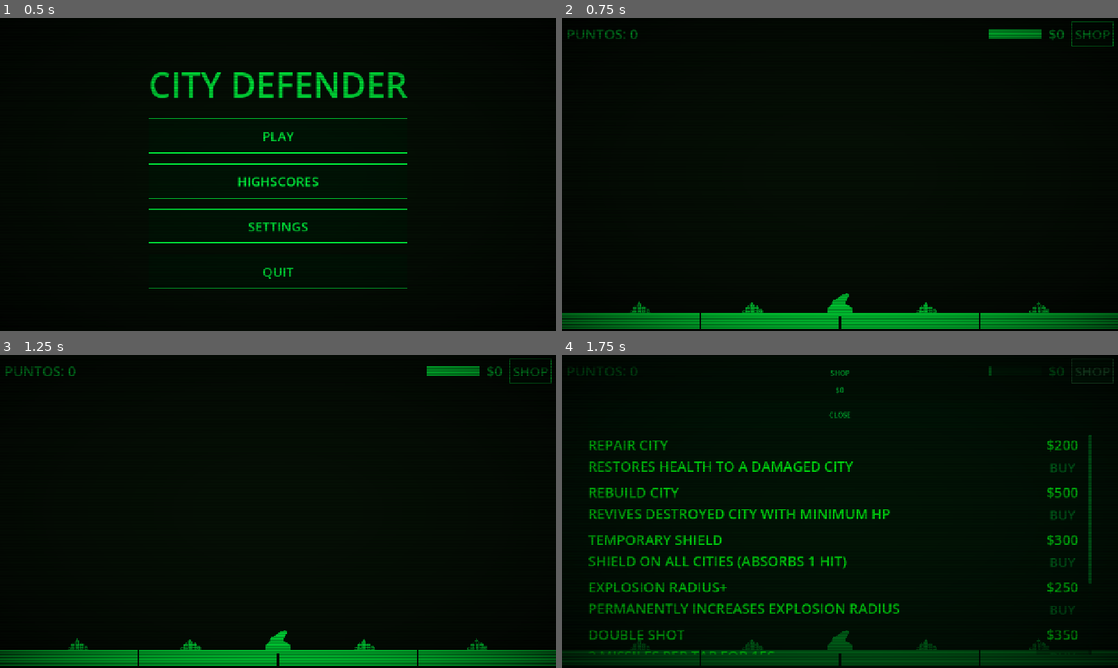
Above: before the commit, frames 1-4 (two rows, left to right).
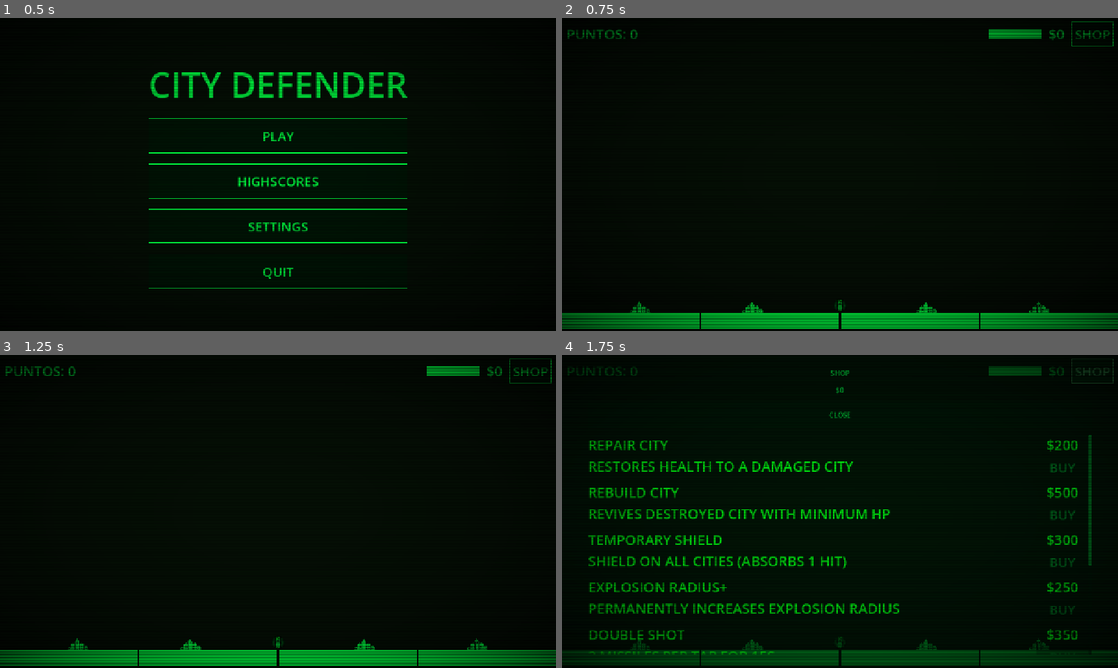
Above: after the commit, the same moments.

Repository: vpedrosa/programacion-dispositivos-moviles
Game: Godot game, scene res://scenes/screens/main_menu/main_menu.tscn
Two runs of this game, one before a commit and one after it. Both use one fixed random seed, a clock stepped at 60 frames per second and the inputs below.
Inputs:
- Up to frame 1 (0.5 s): no input
- Up to frame 2 (0.75 s): click "PLAY" at 0.5 s
- Up to frame 3 (1.25 s): no input
- Up to frame 4 (1.75 s): click "SHOP" at 1.25 s

Frame 1 is identical in both runs. In frame 2, 0.2% of the frame differs, in the area x 47-53%, y 88-96%; in frame 3, 0.2%; in frame 4, 0.5%, in the area x 47-96%, y 3-96%.

Commit message:
feat #189 #190 #191 #192: torreta giratoria con sprites de mejora y powerup de velocidad
Sprites (RGBA con fondo transparente, sin conversión adicional):
- defense_base.tscn usa turret-1.png (50×54) por defecto.
- turret2_texture exportado; al comprar cadencia+ por 3.ª vez se cambia a turret-2.png (65×67).

Mecánica de disparo:
- shoot_at() encola el objetivo y activa la rotación en lugar de disparar inmediatamente.
- _process() gira el sprite a _rotation_speed rad/s (base: 3 rad/s) usando angle_difference().
- Al alcanzar el ángulo objetivo lanza el misil; después vuelve suavemente a posición neutral (cañón arriba).
- Fórmula de apuntado para sprite con cañón hacia arriba: atan2(dx, -dy).

Tienda:
- Nuevo powerup "turret_speed" (300 $): +1.5 rad/s a la velocidad de rotación.
- Traducciones ES/EN añadidas en settings_manager.gd.

Closes #189
Closes #190
Closes #191
Closes #192

Diff:
--- a/city-defender/game/city-defender/autoloads/settings_manager.gd
+++ b/city-defender/game/city-defender/autoloads/settings_manager.gd
@@ -121,8 +121,10 @@
 		"PU_DOUBLE_DESC":    "2 misiles por toque durante 15s",
 		"PU_EMP_NAME":       "Bomba EMP",
 		"PU_EMP_DESC":       "Destruye todos los misiles en pantalla",
-		"PU_COOLDOWN_NAME":  "Cadencia+",
-		"PU_COOLDOWN_DESC":  "Reduce el cooldown de disparo permanentemente",
+		"PU_COOLDOWN_NAME":       "Cadencia+",
+		"PU_COOLDOWN_DESC":       "Reduce el cooldown de disparo permanentemente",
+		"PU_TURRET_SPEED_NAME":   "Velocidad de giro",
+		"PU_TURRET_SPEED_DESC":   "Aumenta la velocidad de rotacion de la torreta",
 	}))
 
 	TranslationServer.add_translation(_make_translation("en", {
@@ -170,8 +172,10 @@
 		"PU_DOUBLE_DESC":    "2 missiles per tap for 15s",
 		"PU_EMP_NAME":       "EMP bomb",
 		"PU_EMP_DESC":       "Destroys all missiles on screen",
-		"PU_COOLDOWN_NAME":  "Rate of fire+",
-		"PU_COOLDOWN_DESC":  "Permanently reduces firing cooldown",
+		"PU_COOLDOWN_NAME":       "Rate of fire+",
+		"PU_COOLDOWN_DESC":       "Permanently reduces firing cooldown",
+		"PU_TURRET_SPEED_NAME":   "Rotation speed",
+		"PU_TURRET_SPEED_DESC":   "Increases turret rotation speed permanently",
 	}))
 
 
--- a/city-defender/game/city-defender/scenes/entities/defense_base/defense_base.gd
+++ b/city-defender/game/city-defender/scenes/entities/defense_base/defense_base.gd
@@ -3,33 +3,53 @@
 
 @export var missile_scene: PackedScene = preload("res://scenes/entities/missiles/interceptor_missile.tscn")
 @export var explosion_scene: PackedScene = preload("res://scenes/entities/explosion/explosion.tscn")
+@export var turret2_texture: Texture2D
 @export var base_cooldown: float = 0.5
 @export var base_explosion_radius: float = 80.0
+
+@onready var _sprite: Sprite2D = $Visual
 
 var _cooldown_timer: float = 0.0
 var _can_shoot: bool = true
 var _double_shot_active: bool = false
 var _explosion_radius_bonus: float = 0.0
+var _cooldown_upgrades: int = 0
+
+var _rotation_speed: float = 3.0  # rad/s
+var _is_aiming: bool = false
+var _pending_target: Vector2 = Vector2.ZERO
+var _aim_angle: float = 0.0
 
 
 func _process(delta: float) -> void:
+	# Cooldown
 	if not _can_shoot:
 		_cooldown_timer += delta
-		var progress := _cooldown_timer / _current_cooldown()
-		# Notify HUD each frame — game.gd polls this
 		if _cooldown_timer >= _current_cooldown():
 			_can_shoot = true
 			_cooldown_timer = 0.0
 
+	# Rotate toward aim target; when reached, fire. Otherwise return to neutral.
+	var target_rot := _aim_angle if _is_aiming else 0.0
+	var diff := angle_difference(_sprite.rotation, target_rot)
+	var step := _rotation_speed * delta
+	if abs(diff) <= step:
+		_sprite.rotation = target_rot
+		if _is_aiming:
+			_is_aiming = false
+			_fire_at_pending()
+	else:
+		_sprite.rotation += sign(diff) * step
+
 
 func shoot_at(world_position: Vector2) -> void:
-	if not _can_shoot:
+	if not _can_shoot or _is_aiming:
 		return
-	_launch_missile(world_position)
-	if _double_shot_active:
-		_launch_missile(world_position + Vector2(randf_range(-15, 15), randf_range(-15, 15)))
-	_can_shoot = false
-	_cooldown_timer = 0.0
+	_pending_target = world_position
+	var dir := world_position - global_position
+	# Sprite faces UP at rotation=0; formula to aim: atan2(dx, -dy)
+	_aim_angle = atan2(dir.x, -dir.y)
+	_is_aiming = true
 
 
 func get_cooldown_progress() -> float:
@@ -44,10 +64,25 @@
 
 func reduce_cooldown(amount: float) -> void:
 	base_cooldown = max(0.1, base_cooldown - amount)
+	_cooldown_upgrades += 1
+	if _cooldown_upgrades >= 3 and turret2_texture:
+		_sprite.texture = turret2_texture
+
+
+func upgrade_rotation_speed(amount: float) -> void:
+	_rotation_speed += amount
 
 
 func set_double_shot(active: bool) -> void:
 	_double_shot_active = active
+
+
+func _fire_at_pending() -> void:
+	_launch_missile(_pending_target)
+	if _double_shot_active:
+		_launch_missile(_pending_target + Vector2(randf_range(-15, 15), randf_range(-15, 15)))
+	_can_shoot = false
+	_cooldown_timer = 0.0
 
 
 func _launch_missile(target: Vector2) -> void:
--- a/city-defender/game/city-defender/scenes/entities/defense_base/defense_base.tscn
+++ b/city-defender/game/city-defender/scenes/entities/defense_base/defense_base.tscn
@@ -1,10 +1,12 @@
-[gd_scene load_steps=3 format=3]
+[gd_scene load_steps=4 format=3]
 
 [ext_resource type="Script" uid="uid://djieb1l0gd8m7" path="res://scenes/entities/defense_base/defense_base.gd" id="1_base"]
-[ext_resource type="Texture2D" uid="uid://yipltujuc1t3" path="res://assets/sprites/base/defense_base.png" id="2_sprite"]
+[ext_resource type="Texture2D" uid="uid://6u51rwjt06ai" path="res://assets/sprites/base/turret-1.png" id="2_sprite"]
+[ext_resource type="Texture2D" uid="uid://cl7vglg86ae7t" path="res://assets/sprites/base/turret-2.png" id="3_turret2"]
 
 [node name="DefenseBase" type="Node2D"]
 script = ExtResource("1_base")
+turret2_texture = ExtResource("3_turret2")
 
 [node name="Visual" type="Sprite2D" parent="."]
 modulate = Color(0, 1, 0.25, 1)
--- a/city-defender/game/city-defender/scenes/screens/game/systems/powerup_manager.gd
+++ b/city-defender/game/city-defender/scenes/screens/game/systems/powerup_manager.gd
@@ -5,6 +5,7 @@
 const COOLDOWN_REDUCTION: float = 0.1
 const SHIELD_DURATION: float = 15.0
 const DOUBLE_SHOT_DURATION: float = 15.0
+const ROTATION_SPEED_BONUS: float = 1.5
 
 var _double_shot_timer: float = 0.0
 
@@ -26,6 +27,7 @@
 		"double_shot":   _activate_double_shot()
 		"emp":           _activate_emp()
 		"cooldown_plus": _reduce_cooldown()
+		"turret_speed":  _upgrade_rotation_speed()
 
 
 func _repair_city(cities: Array) -> void:
@@ -71,3 +73,7 @@
 
 func _reduce_cooldown() -> void:
 	get_parent().defense_base.reduce_cooldown(COOLDOWN_REDUCTION)
+
+
+func _upgrade_rotation_speed() -> void:
+	get_parent().defense_base.upgrade_rotation_speed(ROTATION_SPEED_BONUS)
--- a/city-defender/game/city-defender/scenes/ui/shop/shop.gd
+++ b/city-defender/game/city-defender/scenes/ui/shop/shop.gd
@@ -11,6 +11,7 @@
 	"double_shot":   {"name": "PU_DOUBLE_NAME",   "cost": 350, "desc": "PU_DOUBLE_DESC"},
 	"emp":           {"name": "PU_EMP_NAME",       "cost": 600, "desc": "PU_EMP_DESC"},
 	"cooldown_plus": {"name": "PU_COOLDOWN_NAME", "cost": 250, "desc": "PU_COOLDOWN_DESC"},
+	"turret_speed":  {"name": "PU_TURRET_SPEED_NAME", "cost": 300, "desc": "PU_TURRET_SPEED_DESC"},
 }
 
 @onready var money_label: Label = $Panel/VBox/MoneyLabel
Binary file added: city-defender/game/city-defender/assets/sprites/base/turret-1.png
Not shown, added: city-defender/game/city-defender/assets/sprites/base/turret-1.png.import
Binary file added: city-defender/game/city-defender/assets/sprites/base/turret-2.png
Not shown, added: city-defender/game/city-defender/assets/sprites/base/turret-2.png.import
